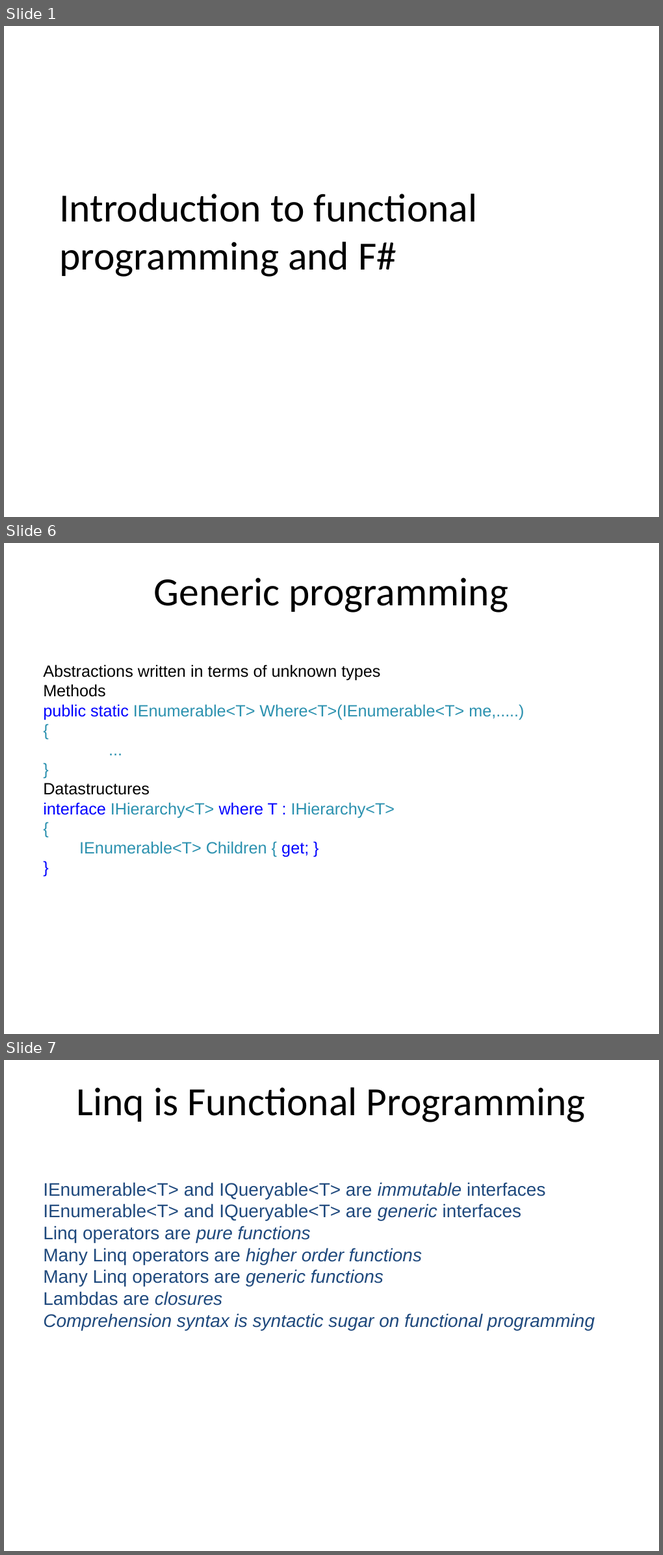
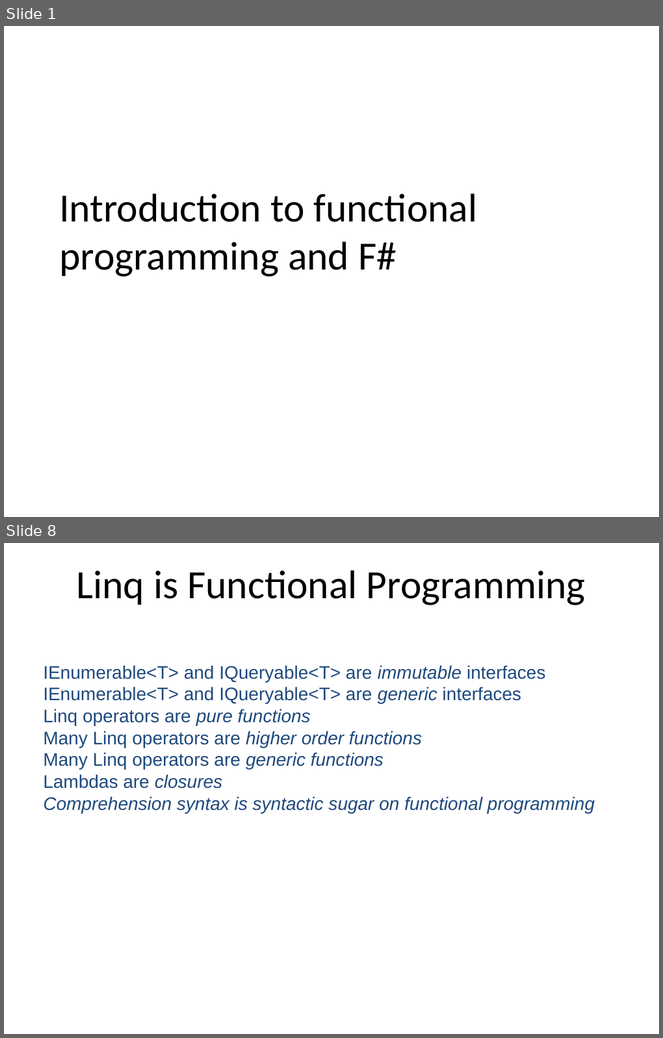
Before and after one commit to mlidbom/FSharpElevate, a slide deck: FSharp2.pptx. Shown one above the other, each under a label of ours: slides 1, 6 and 7 before the commit, slides 1 and 8 after it; the slides between them are not shown. The pictures are 663x1555 and 663x1038 pixels, drawn with LibreOffice and Linux fonts; fonts in the diff are those of the drawing. Boxes give left, top, right and bottom in pixels: in the first picture for what was removed or moved away, otherwise in the second. Text is boxed around its words. In the diff, an @@ line names an element or a change of style, - is before the commit and + after.

```diff
--- a/FSharp2.pptx
+++ b/FSharp2.pptx
@@ slide 6 removed at <box>4,543,659,1034</box>, background #FFFFFF @@
@@ free removed at <box>36,563,627,644</box> @@
-Generic programming
@@ free removed at <box>36,657,627,1034</box> @@
-Abstractions written in terms of unknown types
-Methods
-public static IEnumerable<T> Where<T>(IEnumerable<T> me,.....)
-{
-...
-}
-Datastructures
-interface IHierarchy<T> where T : IHierarchy<T>
-{
-IEnumerable<T> Children { get; }
-}
@@ what was slide 7 is now slide 8 @@
```
Also in this commit, not shown: 3 slides changed, 3 slides added, 1 other slide removed.
